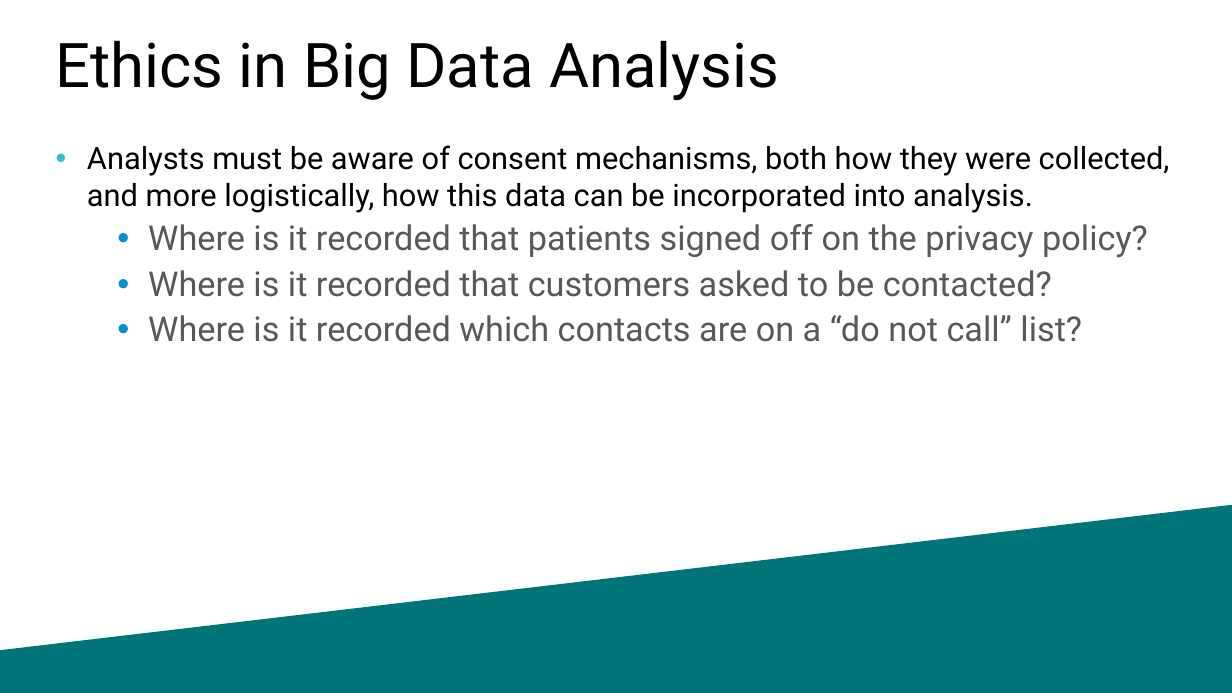
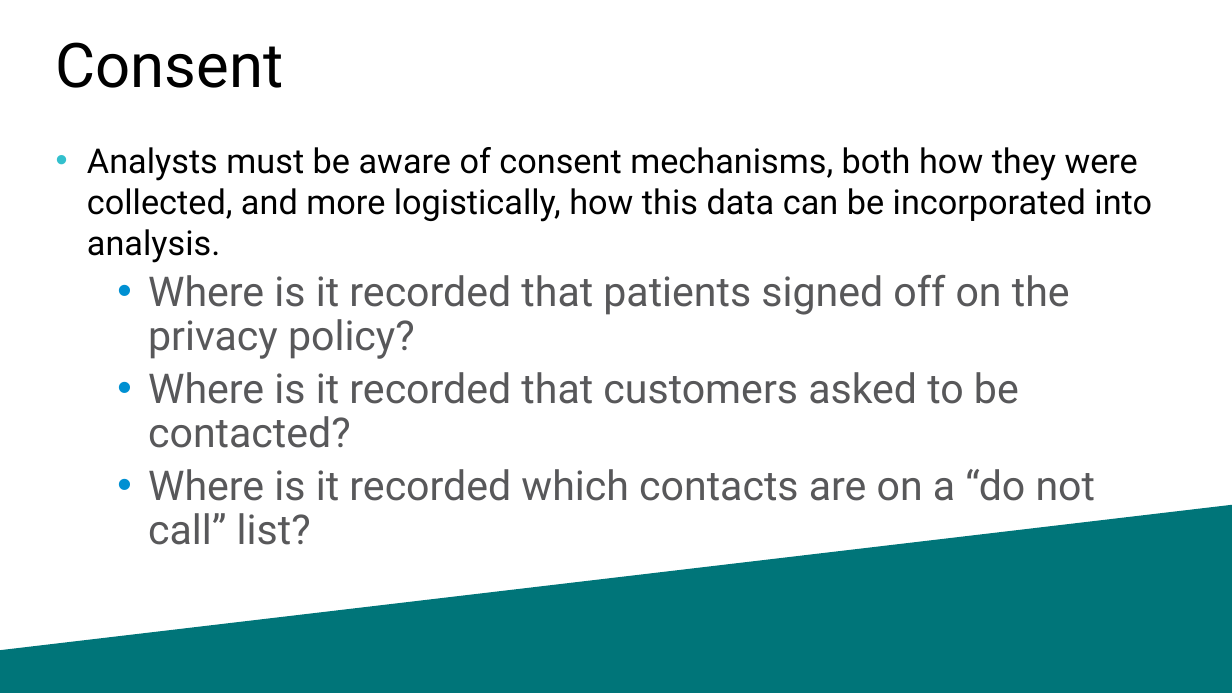
Before and after one commit to williamadba/Public-Presentations, a slide deck: slide 23 of SQLSat Baton Rouge BI 2020/Ethics in Modern Data.pptx (slide 17 before the commit). Drawn at 1232x693 pixels with LibreOffice and Linux fonts; fonts in the diff are those of the drawing. Boxes give left, top, right and bottom in pixels: in the first picture for what was removed or moved away, otherwise in the second. Text is boxed around its words. In the diff, an @@ line names an element or a change of style, - is before the commit and + after.

```diff
--- a/SQLSat Baton Rouge BI 2020/Ethics in Modern Data.pptx
+++ b/SQLSat Baton Rouge BI 2020/Ethics in Modern Data.pptx
@@ title at (56, 42, 284, 88): text changed @@
-Ethics in Big Data Analysis
+Consent
@@ text "Analysts must be aware of ..." at (87, 147, 1152, 501): size 18 to 20 pt in "Analysts must be aware of consent mechanisms, ..."; size 20 to 24 pt in "Where is it recorded that patients signed ...", "Where is it recorded that customers asked ...", "Where is it recorded which contacts are ..." @@
```
Also in this commit, not shown: 6 other slides changed, 13 slides added.
